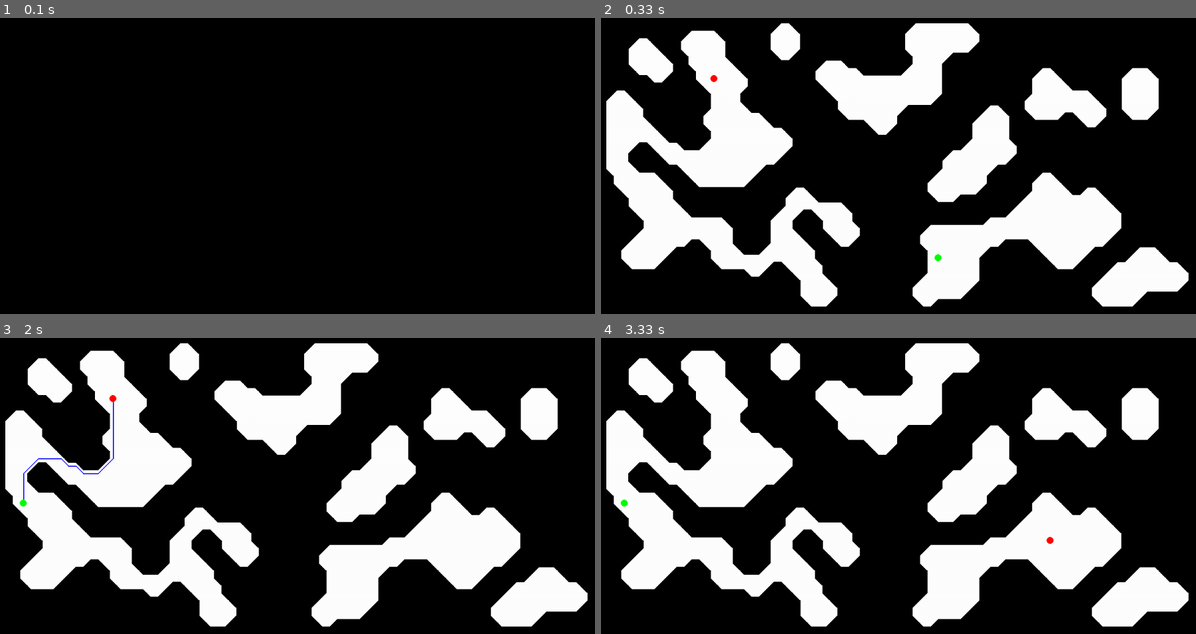
Above: before the commit, frames 1-4 (two rows, left to right).
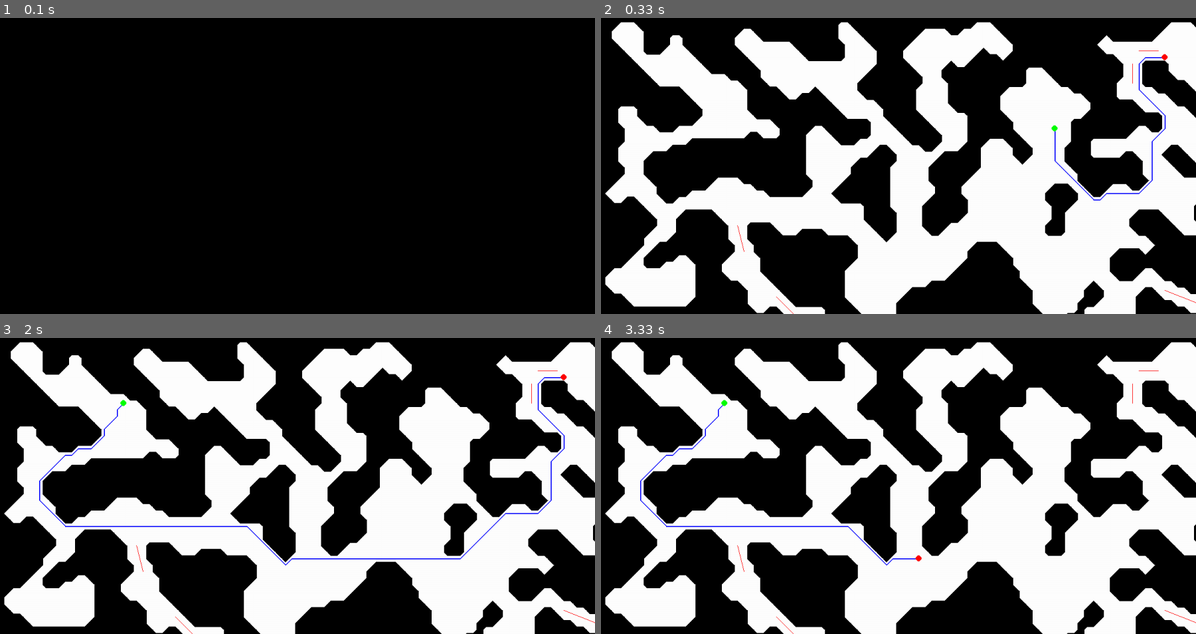
Above: after the commit, the same moments.

Repository: rahul38888/Caves
Game: pygame game, started from __init__.py
The game is run twice, just before and just after one commit, with the same random seed, the same clock (stepped at 60 frames per second) and the same inputs.
Inputs:
- Up to frame 1 (0.1 s): no input
- Up to frame 2 (0.33 s): no input
- Up to frame 3 (2 s): tap Space at 0.33 s; tap T at 1.67 s
- Up to frame 4 (3.33 s): tap S at 3.07 s

Frame 1 is identical in both runs. In frame 2, 48% of the frame differs, in the area x 0-100%, y 1-100%; in frame 3, 48%; in frame 4, 48%.

Commit message:
room connector and pathways render

Diff:
--- a/src/app.py
+++ b/src/app.py
@@ -10,10 +10,10 @@
 
 class App:
     def __init__(self):
-        self.sq_width = 15
-        self.size = (80, 40)
+        self.sq_width = 13
+        self.size = (100, 50)
         self.screen_size = (self.size[0]*self.sq_width, self.size[1]*self.sq_width)
-        self.itertions = 20
+        self.itertions = 5
         self.fps_cap = 10
 
         self.state = dict()
@@ -21,6 +21,8 @@
         self.cave = CaveProcedural(layout=Layout(self.size))
         self.cave.smoothing(iterations=self.itertions)
         self.cave.detectRooms()
+
+        self.connectors = self.cave.connect_rooms()
 
         self.pathfinderapp = PathFindingApp(layout=self.cave.layout, pathfinder=PathFinder())
         self.pathfinderapp.new_target()
@@ -44,6 +46,9 @@
 
             if event.type == pygame.KEYDOWN and event.key == pygame.K_s:
                 self.update_source()
+
+            if event.type == pygame.KEYDOWN and event.key == pygame.K_SPACE:
+                pass
 
         return keymap
 
@@ -71,10 +76,13 @@
                 x, y = self.state["source"]
                 pygame.draw.circle(display, color, ((x+0.5) * self.sq_width, (y+0.5) * self.sq_width), self.sq_width/2, width=0)
 
-
             for tri in triangles:
                 pygame.draw.polygon(display, [0, 0, 0], list(tri), width=0)
                 # pygame.draw.lines(display, [0, 0, 0], True, list(tri), blend=1)
+
+            for connector in self.connectors:
+                connector = [((c[0]+0.5) * self.sq_width, (c[1]+0.5) * self.sq_width) for c in connector]
+                pygame.draw.lines(display, (255, 0, 0), False, connector)
 
             pygame.display.flip()
 
--- a/src/datahandler/room.py
+++ b/src/datahandler/room.py
@@ -1,3 +1,5 @@
+import math
+
 from datahandler.layout import Layout
 
 import itertools
@@ -8,6 +10,7 @@
         self.tiles = tiles
         self.size = len(tiles)
         self.border = set()
+        self.connected_rooms = []
 
     def calculate_borders(self, layout: Layout):
         for tile in self.tiles:
@@ -15,3 +18,36 @@
             for i, j in itertools.product(range(-1, 2), range(-1, 2)):
                 if (i == 0 or j == 0) and not layout.grid[y+j][x + i]:
                     self.border.add((x + i, y + j))
+
+    @staticmethod
+    def connect(roomA, roomB):
+        roomA.connected_rooms.append(roomB)
+        roomB.connected_rooms.append(roomA)
+
+    def nearestRoom(self, rooms: list):
+        nearest_room = None
+        min_dist = math.inf
+        cordA, cordB = None, None
+        for room in rooms:
+            if self == room:
+                continue
+            temp_min_dist = math.inf
+            temp_cordA, temp_cordB = None, None
+            for cord_A in self.border:
+                for cord_B in room.border:
+                    distance = math.pow(cord_A[0] - cord_B[0], 2) + math.pow(cord_A[1] - cord_B[1], 2)
+                    if temp_min_dist > distance:
+                        temp_min_dist = distance
+                        temp_cordA = cord_A
+                        temp_cordB = cord_B
+
+            if min_dist > temp_min_dist:
+                nearest_room = room
+                cordA = temp_cordA
+                cordB = temp_cordB
+                min_dist = temp_min_dist
+
+        return nearest_room, cordA, cordB
+
+    def __eq__(self, other):
+        return self.tiles == other.tiles
--- a/src/scripts/algos/caveprocedural.py
+++ b/src/scripts/algos/caveprocedural.py
@@ -1,9 +1,11 @@
+import math
 from random import random
 import itertools
 
 from datahandler.layout import Layout
 from datahandler.room import Room
 from scripts.algos.floodfill import flood_fill
+from scripts.algos.line import getLinePixels, drawLine
 
 
 class CaveProcedural:
@@ -12,6 +14,9 @@
         self.height: int = layout.height
 
         self.layout = layout
+
+        self.room_size_threshold = 10
+        self.connection_radius = 1.1
 
         # 1: wall, 0: open
         for x in range(self.width):
@@ -52,6 +57,11 @@
             for y in range(self.height):
                 if not visited[y][x] and not self.layout.grid[y][x]:
                     tiles = flood_fill(self.layout.grid, x, y, visited=visited)
+                    if len(tiles) < self.room_size_threshold:
+                        for tile in tiles:
+                            self.layout.grid[tile[1]][tile[0]] = 1
+                        continue
+
                     room = Room(tiles=tiles)
                     room.calculate_borders(layout=self.layout)
                     self.layout.rooms.append(room)
@@ -59,7 +69,23 @@
                     visited[y][x] = True
 
         self.layout.rooms.sort(key=lambda r:r.size, reverse=True)
-        print(len(self.layout.rooms))
+
+    def _create_gallary(self, a, b):
+        dx = abs(a[0] - b[0])
+        dy = abs(a[1] - b[1])
+
+
+    def connect_rooms(self) -> list:
+        connectors = []
+        for room_A in self.layout.rooms:
+            nearest_room, cordA, cordB = room_A.nearestRoom(self.layout.rooms)
+            Room.connect(room_A, nearest_room)
+            self._create_gallary(cordA, cordB)
+            connectors.append([cordA, cordB])
+            pixels = getLinePixels(cordA, cordB)
+            drawLine(self.layout.grid, pixels, radius=self.connection_radius)
+
+        return connectors
 
 if __name__ == '__main__':
     size = int(input())
--- /dev/null
+++ b/src/scripts/algos/line.py
@@ -0,0 +1,68 @@
+import math
+
+
+def getLinePixels(a: tuple, b: tuple) -> list:
+    inverted = False
+    dx = b[0] - a[0]
+    dy = b[1] - a[1]
+    step = int(math.copysign(1, dx))
+    gradStep = int(math.copysign(1, dy))
+
+    smaller = abs(dy)
+    larger = abs(dx)
+
+    if larger < smaller:
+        inverted = True
+        larger, smaller = smaller, larger
+        step, gradStep = gradStep, step
+
+    gradAccumulator = larger / 2
+    pixels = []
+    x, y = a
+    for i in range(larger + 1):
+        pixels.append((x, y))
+
+        if inverted:
+            y += step
+        else:
+            x += step
+
+        gradAccumulator += smaller
+        if gradAccumulator >= larger:
+            if inverted:
+                x += gradStep
+            else:
+                y += gradStep
+            gradAccumulator -= larger
+
+    return pixels
+
+
+def drawLine(grid: list, line_pixels: list, radius: int):
+    for pixel in line_pixels:
+        for y in range(pixel[1] - math.ceil(radius), pixel[1] + math.ceil(radius) + 1):
+            for x in range(pixel[0] - math.ceil(radius), pixel[0] + math.ceil(radius) + 1):
+                if 0 <= x < len(grid[0]) and 0 <= y < len(grid):
+                    if math.pow(pixel[0] - x, 2) + math.pow(pixel[1] - y, 2) < math.pow(radius, 2):
+                        grid[y][x] = 0
+
+
+if __name__ == '__main__':
+    n = 10
+    grid = [[1 for i in range(10)] for i in range(10)]
+    import random
+
+    a = (random.randint(0, n - 1), random.randint(0, n - 1))
+    b = (random.randint(0, n - 1), random.randint(0, n - 1))
+    pixels = getLinePixels(a, b)
+    drawLine(grid, pixels, radius=2)
+    print(a, b)
+
+    for line in grid:
+        string = ""
+        for i in line:
+            if not i:
+                string += "#"
+            else:
+                string += '..'
+        print(string)
--- a/test/pygametest.py
+++ b/test/pygametest.py
@@ -21,5 +21,7 @@
 
             pygame.display.flip()
 
+        pygame.quit()
+
 if __name__ == '__main__':
     draw()
